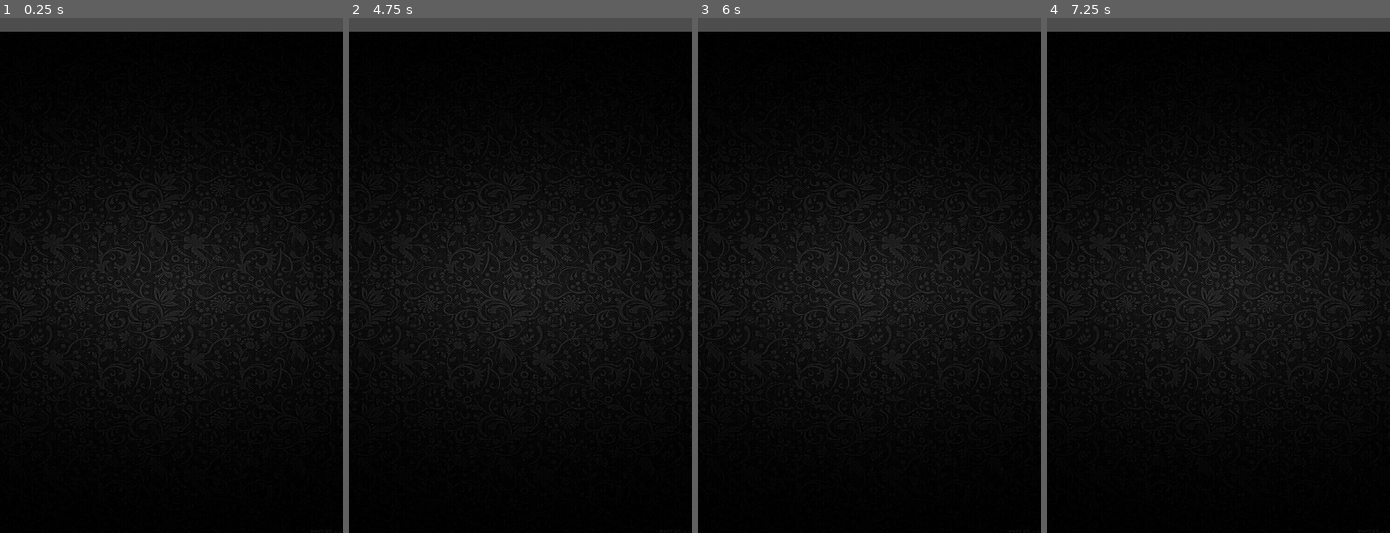
Above: before the commit, frames 1-4 (left to right).
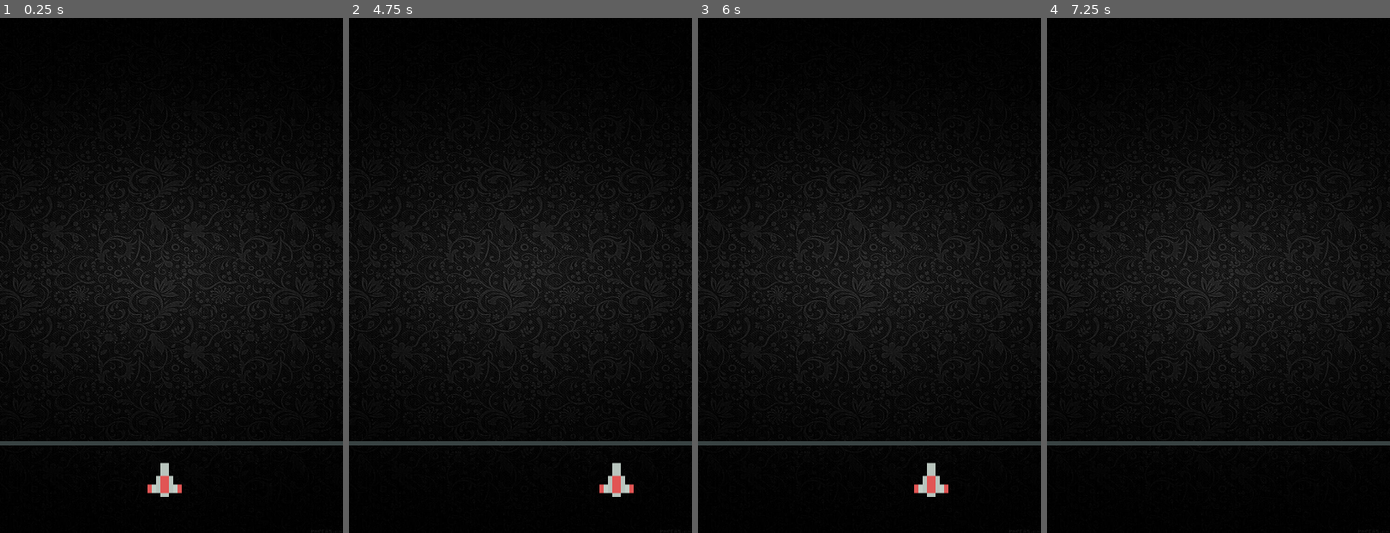
Above: after the commit, the same moments.

Repository: niranjansthaa11-code/My-first-godot-project-
Game: Godot game, scene res://main.tscn
The game is run twice, just before and just after one commit, with the same random seed, the same clock (stepped at 60 frames per second) and the same inputs.
Inputs:
- Up to frame 1 (0.25 s): no input
- Up to frame 2 (4.75 s): tap Enter at 0.5, 2.75, 4.25 s; hold Right (move_element_right, bound only after the commit) 0.53-1.28 s; tap Alt at 0.6, 2.1, 3.6 s; hold Down 1.28-2.03 s; tap Shift at 1.35, 2.85, 4.35 s; tap Space at 2, 3.5 s; hold Right (move_element_right, bound only after the commit) 2.03-2.78 s; hold Up 2.78-3.53 s; hold Left (move_element_left, bound only after the commit) from 3.53 s (still down)
- Up to frame 3 (6 s): release Left (move_element_left, bound only after the commit) at 5.03 s; hold Down 5.03-5.78 s; tap Alt at 5.1 s; tap Space at 5.75 s; hold Right (move_element_right, bound only after the commit) from 5.78 s (still down); tap Shift at 5.85 s
- Up to frame 4 (7.25 s): release Right (move_element_right, bound only after the commit) at 6.53 s; hold Up from 6.53 s (still down); tap Alt at 6.6 s

The runs differ from the first frame. In frame 1, 6.3% of the frame differs, in the area x 0-100%, y 0-93%; in frame 2, 6.3%; in frame 3, 6.3%; in frame 4, 5.9%.

Commit message:
I have sucessfuly made the player move by the help of key

Diff:
--- /dev/null
+++ b/my-first-game-/enemies/enemies.tscn
@@ -0,0 +1,10 @@
+[gd_scene load_steps=2 format=3 uid="uid://bamsgqb6tc4k"]
+
+[ext_resource type="Texture2D" uid="uid://dy81ffqghhpkv" path="res://enemies/pixel_ship.png" id="1_gu34h"]
+
+[node name="enemies" type="Node2D"]
+
+[node name="enime ship" type="Sprite2D" parent="."]
+rotation = 3.1415927
+scale = Vector2(0.5, 0.5)
+texture = ExtResource("1_gu34h")
--- /dev/null
+++ b/my-first-game-/fires.tscn
@@ -0,0 +1,9 @@
+[gd_scene load_steps=2 format=3 uid="uid://bc4hexlqemqx"]
+
+[ext_resource type="Texture2D" uid="uid://du1w2cu3d76at" path="res://assests of game/spacepixels-0.1.0/pixel_laser_green.png" id="1_ctmrm"]
+
+[node name="fires" type="Node2D"]
+
+[node name="PixelLaserGreen" type="Sprite2D" parent="."]
+scale = Vector2(0.5, 0.5888889)
+texture = ExtResource("1_ctmrm")
--- a/my-first-game-/main.tscn
+++ b/my-first-game-/main.tscn
@@ -1,10 +1,32 @@
-[gd_scene load_steps=2 format=3 uid="uid://psuusljqexty"]
+[gd_scene load_steps=6 format=3 uid="uid://psuusljqexty"]
 
 [ext_resource type="Texture2D" uid="uid://euop6klcichq" path="res://assests of game/download (2).jpg" id="1_ig7tw"]
+[ext_resource type="PackedScene" uid="uid://bv6mw1nkbq1m3" path="res://player/player.tscn" id="2_0xm2m"]
+[ext_resource type="Script" uid="uid://dmjkt2q5q6xa7" path="res://player/player.gd" id="3_1bvp3"]
+[ext_resource type="Texture2D" uid="uid://b063kxuusdi71" path="res://assests of game/spacepixels-0.1.0/horizontal_bar_grey.png" id="3_h2yge"]
+
+[sub_resource type="RectangleShape2D" id="RectangleShape2D_1bvp3"]
+size = Vector2(408, 5)
 
 [node name="Game manager" type="Node2D"]
 
 [node name="Download(2)" type="Sprite2D" parent="."]
-position = Vector2(200, 308)
-scale = Vector2(0.54347825, 0.4464832)
+position = Vector2(200, 296)
+scale = Vector2(0.54347825, 0.4648318)
 texture = ExtResource("1_ig7tw")
+
+[node name="Area2D" type="Area2D" parent="."]
+position = Vector2(192, 496)
+
+[node name="CollisionShape2D" type="CollisionShape2D" parent="Area2D"]
+position = Vector2(4, 0)
+shape = SubResource("RectangleShape2D_1bvp3")
+
+[node name="HorizontalBarGrey" type="Sprite2D" parent="Area2D"]
+position = Vector2(4.000009, 0)
+scale = Vector2(3.1384614, 0.5)
+texture = ExtResource("3_h2yge")
+
+[node name="player" parent="." instance=ExtResource("2_0xm2m")]
+position = Vector2(192, 536)
+script = ExtResource("3_1bvp3")
--- /dev/null
+++ b/my-first-game-/player/player.gd
@@ -0,0 +1,20 @@
+extends Node2D
+
+var direction:int = 0
+var speed:int =400
+
+
+# Called when the node enters the scene tree for the first time.
+func _ready():
+	pass # Replace with function body.
+
+
+# Called every frame. 'delta' is the elapsed time since the previous frame.
+func _process(delta):
+	if Input.is_action_pressed("move_element_left"):
+		direction=-1
+	elif Input.is_action_pressed("move_element_right"):
+		direction= 1
+	else:
+		direction =0
+	position.x+= direction*delta*speed
--- /dev/null
+++ b/my-first-game-/player/player.tscn
@@ -0,0 +1,9 @@
+[gd_scene load_steps=2 format=3 uid="uid://bv6mw1nkbq1m3"]
+
+[ext_resource type="Texture2D" uid="uid://ccbje4ca1pqst" path="res://assests of game/spacepixels-0.1.0/pixel_ship_red.png" id="1_4flbx"]
+
+[node name="player" type="Node2D"]
+
+[node name="PixelShipRed" type="Sprite2D" parent="."]
+scale = Vector2(0.5, 0.5)
+texture = ExtResource("1_4flbx")
--- a/my-first-game-/project.godot
+++ b/my-first-game-/project.godot
@@ -27,6 +27,19 @@
 
 enabled=PackedStringArray("res://addons/godot_super-wakatime/plugin.cfg")
 
+[input]
+
+move_element_left={
+"deadzone": 0.2,
+"events": [null, null, Object(InputEventKey,"resource_local_to_scene":false,"resource_name":"","device":0,"window_id":0,"alt_pressed":false,"shift_pressed":false,"ctrl_pressed":false,"meta_pressed":false,"pressed":false,"keycode":0,"physical_keycode":4194319,"key_label":0,"unicode":0,"location":0,"echo":false,"script":null)
+]
+}
+move_element_right={
+"deadzone": 0.2,
+"events": [Object(InputEventKey,"resource_local_to_scene":false,"resource_name":"","device":-1,"window_id":0,"alt_pressed":false,"shift_pressed":false,"ctrl_pressed":false,"meta_pressed":false,"pressed":false,"keycode":0,"physical_keycode":4194321,"key_label":0,"unicode":0,"location":0,"echo":false,"script":null)
+]
+}
+
 [rendering]
 
 renderer/rendering_method="gl_compatibility"
Binary file removed: my-first-game-/assests of game/Gemini_Generated_Image_sy6uqhsy6uqhsy6u.png
Binary file added: my-first-game-/assests of game/spacepixels-0.1.0/asteroid_grey.png
Not shown, added: my-first-game-/assests of game/spacepixels-0.1.0/asteroid_grey.png.import
Binary file added: my-first-game-/assests of game/spacepixels-0.1.0/asteroid_tiny.png
Not shown, added: my-first-game-/assests of game/spacepixels-0.1.0/asteroid_tiny.png.import
Binary file added: my-first-game-/assests of game/spacepixels-0.1.0/horizontal_bar_blue.png
Not shown, added: my-first-game-/assests of game/spacepixels-0.1.0/horizontal_bar_blue.png.import
Binary file added: my-first-game-/assests of game/spacepixels-0.1.0/horizontal_bar_green.png
Not shown, added: my-first-game-/assests of game/spacepixels-0.1.0/horizontal_bar_green.png.import
Binary file added: my-first-game-/assests of game/spacepixels-0.1.0/horizontal_bar_grey.png
Not shown, added: my-first-game-/assests of game/spacepixels-0.1.0/horizontal_bar_grey.png.import
Binary file added: my-first-game-/assests of game/spacepixels-0.1.0/horizontal_bar_red.png
(and 56 more such lines)
